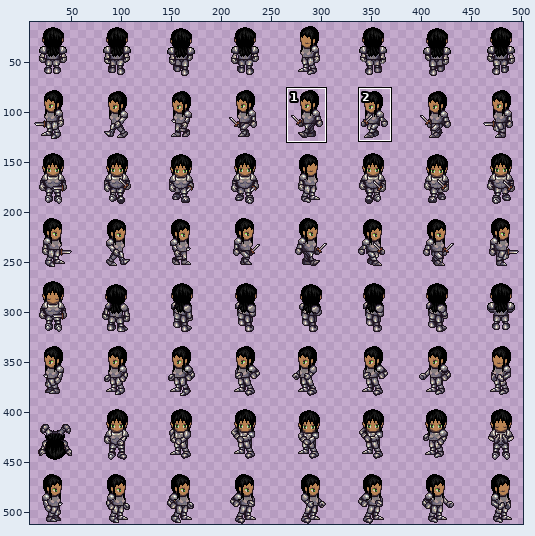
Edited in one commit: sprite sheet (image/characters/player/metal-female-dark.png). Above: a wide view before the commit, with the close-up outlined.
Close-up. First the earlier version:
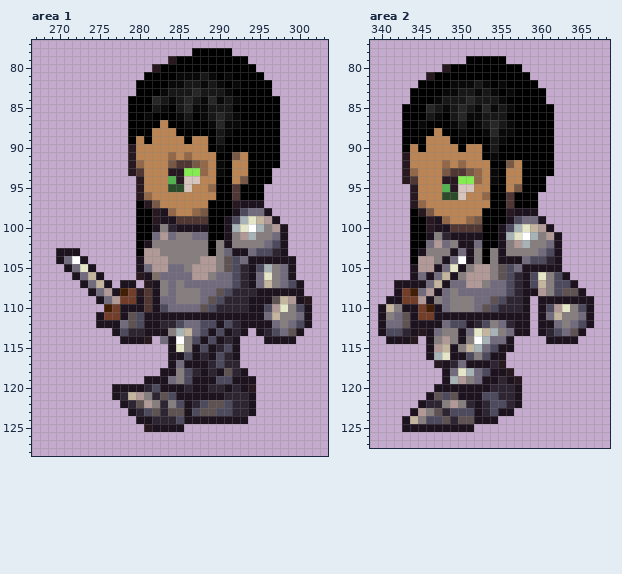
The file is 512x512 pixels. Colours within 5 levels of each other are drawn and written as one. Shown: area 1: x 267..303, y 77..128; area 2: x 339..368, y 77..127. The wide view leaves out empty margins. The commit also changed other parts of the picture, which this record leaves out.
Now the later version:
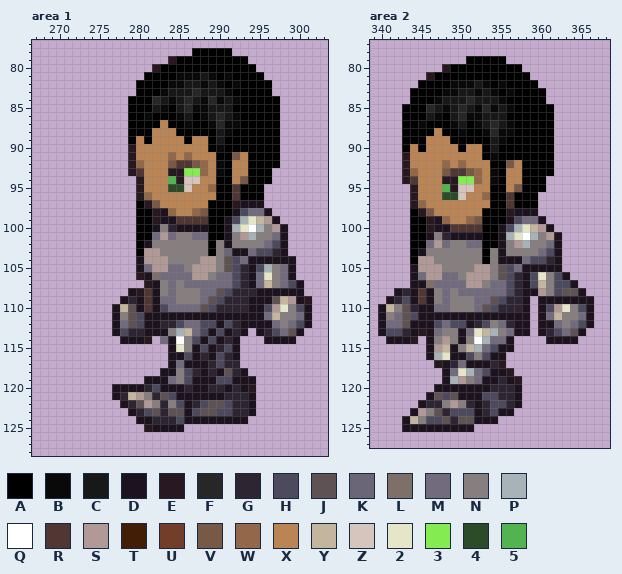
Palette (. is transparent): A #000000  B #090909  C #181818  D #1d131e  E #281820  F #272727  G #2e2533  H #4d4a5d  J #5e5252  K #6b6578  L #7e7068  M #726b7e  N #867e7f  P #a8b3b8  Q #ffffff  R #503734  S #b19998  T #411e05  U #723e2a  V #785946  W #936849  X #ba8454  Y #c4b59f  Z #d6c5bc  2 #e5e6c7  3 #84ec50  4 #2b4b29  5 #53b351
Changes in this commit:
--- area 1
@@ x 268..281 @@
 102 ............AD
-103 ..DDD.......AS
-104 ..DMQD......DS
-105 ...DM2D.....DM
-106 ....DMYD....ED
-107 .....DMYD.DD.E
-108 ......DMSDTUER
-109 .......DMSUUDR
-110 ........TUDDDR
-111 .......DUUDJHD
-112 .......DDDMJHD
+103 ............AS
+104 ............DS
+105 ............DM
+106 ............ED
+107 .............E
+108 ...........DER
+109 ..........DGDR
+110 .........DYJDR
+111 .........DNJHD
+112 .........DMJHD
 113 .........DHGGD
--- area 2
@@ x 340..353 @@
 101 ....AADNGDDDDA
-102 ....AAMSMNDDMA
-103 ....ADNNNDMDNA
-104 ....ASSNDMQDNA
-105 ....DSSDM2DNSS
-106 ....DMDMYDNSSS
-107 ..DDDDMYDMMSSN
-108 ..DUTMSDMNMMMM
-109 .DDUUSDNMNNNMM
-110 DYNDDUTDMNNNMJ
-111 DNMJDUUDDDDDDD
-112 DMMJDDDDMHHDGH
+102 ....AAMSMNNMMA
+103 ....ADNNNNNNNA
+104 ....ASSNNNNNNA
+105 ....DSSSNNNNSS
+106 ....DMSSMMNSSS
+107 ....DDLMMMMSSN
+108 ..DGDRDNMNMMMM
+109 .DGHDRDNMNNNMM
+110 DYNJGDDMMNNNMJ
+111 DNMJHDDDDDDDDD
+112 DMMJDDDHMHHDGH
 113 DHHGDEDMNNDM2Y
Pixel boxes of the changes (left, top, right, bottom) in both close-ups:
changed: (56, 248, 136, 328)
changed: (394, 240, 474, 328)
